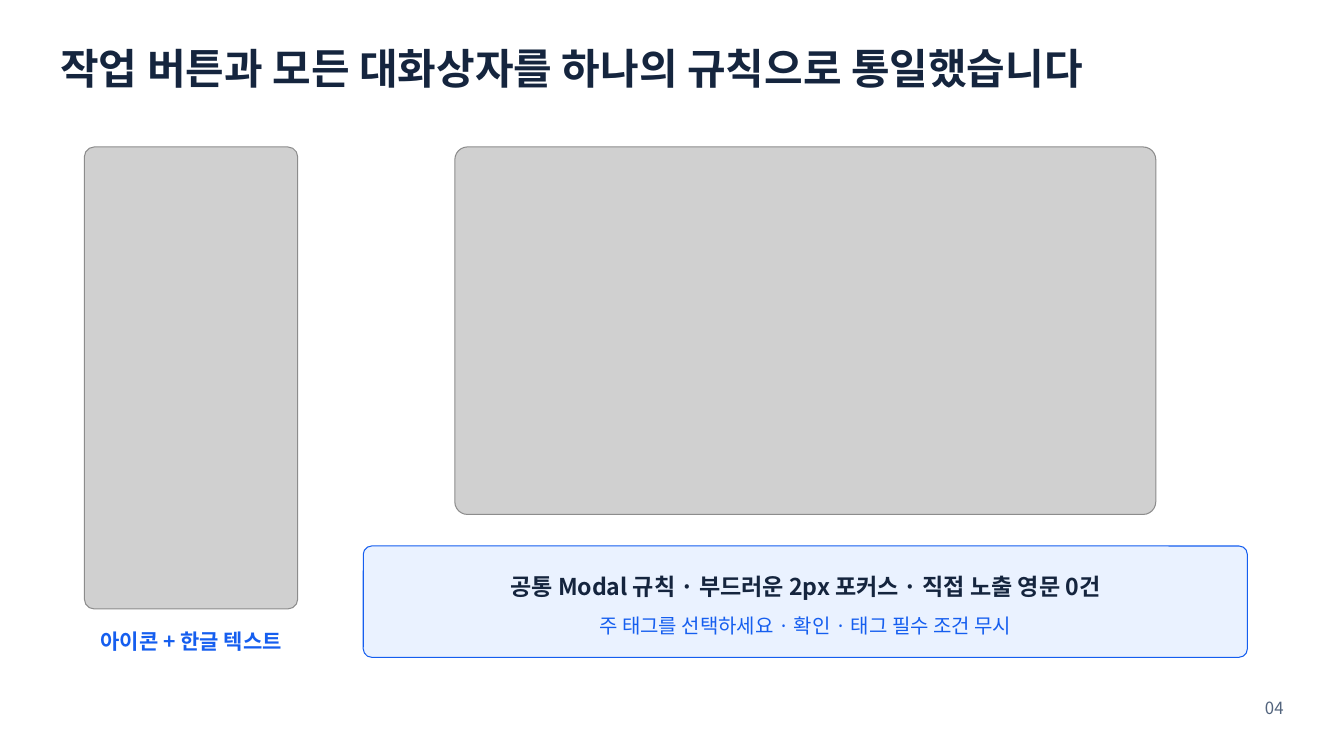
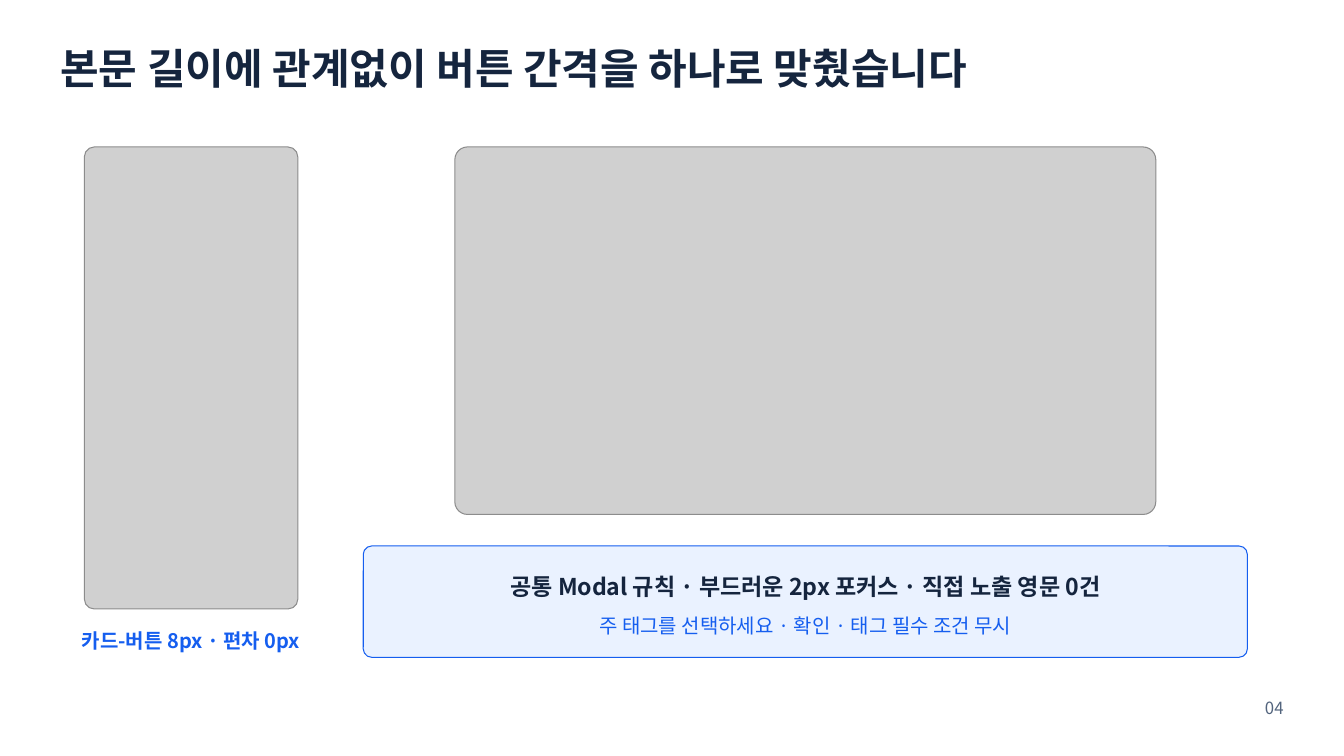
Before and after one commit to ablecloud-team/ablestack-techflow, a slide deck: slide 4 of output/presentation/techflow-community-ui-modernization.pptx. Drawn at 1344x756 pixels with LibreOffice and Linux fonts; fonts in the diff are those of the drawing; grey boxes stand for pictures. Boxes give left, top, right and bottom in pixels: in the first picture for what was removed or moved away, otherwise in the second. Text is boxed around its words. In the diff, an @@ line names an element or a change of style, - is before the commit and + after.

Commit message:
게시물 본문과 작업 버튼 간격 통일

```diff
--- a/output/presentation/techflow-community-ui-modernization.pptx
+++ b/output/presentation/techflow-community-ui-modernization.pptx
@@ text at <box>60,48,967,88</box>: text changed @@
-작업 버튼과 모든 대화상자를 하나의 규칙으로 통일했습니다
+본문 길이에 관계없이 버튼 간격을 하나로 맞췄습니다
@@ text at <box>82,631,300,653</box>: text changed; size 15 to 14.2 pt @@
-아이콘 + 한글 텍스트
+카드-버튼 8px · 편차 0px
```
Also in this commit, not shown: 12 other files.
